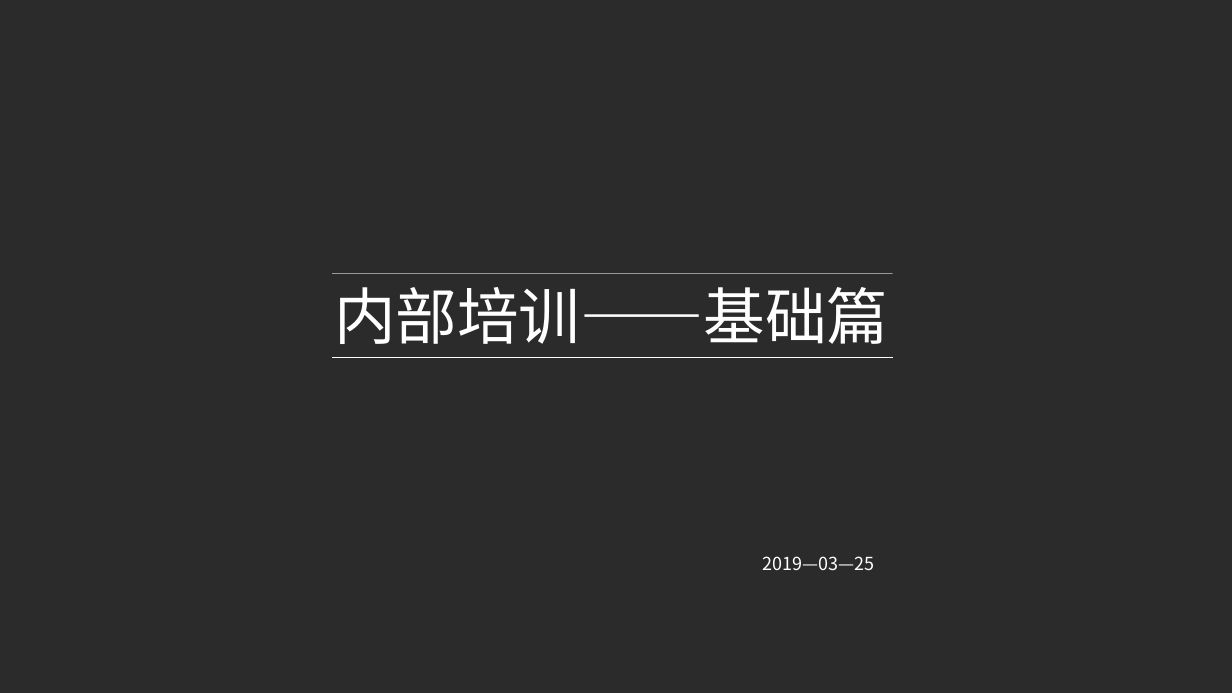
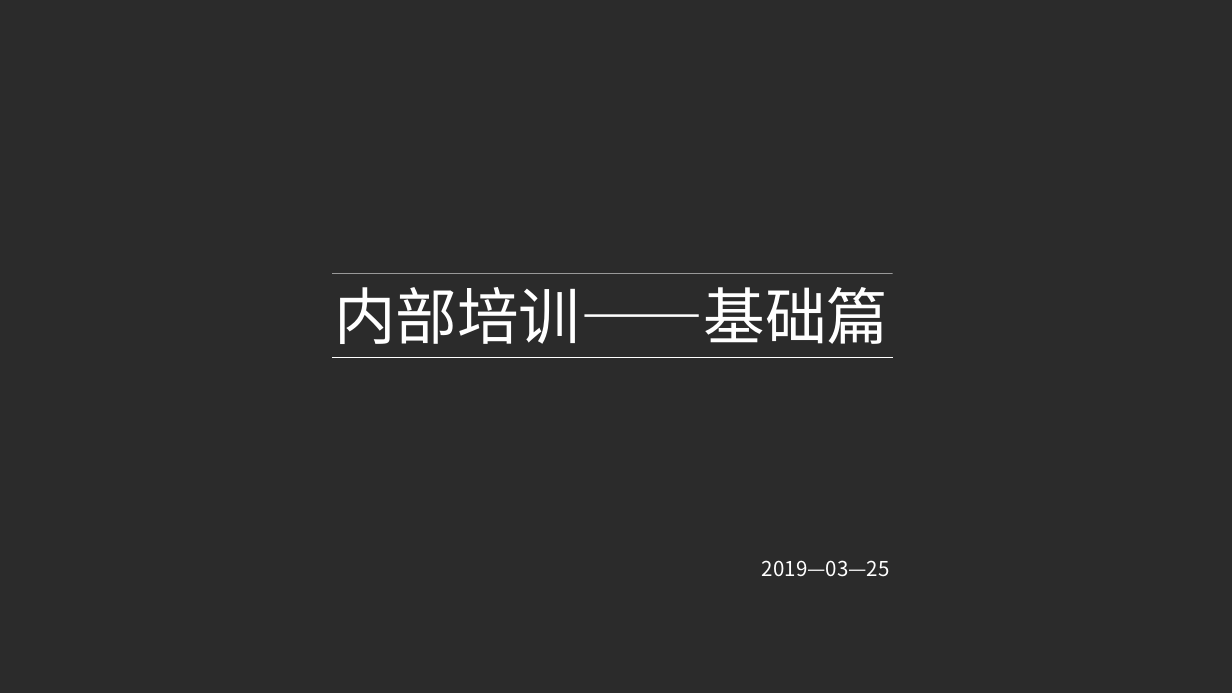
Before and after one commit to SilenceLoveLt/WorkSpaceNew, a slide deck: slide 1 of 工作/内部培训.pptx. Drawn at 1232x693 pixels with LibreOffice and Linux fonts; fonts in the diff are those of the drawing; background and template pictures are left out; a plain dark background stands for a picture behind light text. Boxes give left, top, right and bottom in pixels: in the first picture for what was removed or moved away, otherwise in the second. Text is boxed around its words. In the diff, an @@ line names an element or a change of style, - is before the commit and + after.

```diff
--- a/工作/内部培训.pptx
+++ b/工作/内部培训.pptx
@@ text "2019—03—25" at [762,560,890,577]: size 14 to 16 pt @@
```
Also in this commit, not shown: 3 other slides changed, 3 slides added, 3 slides removed, 16 other files.
